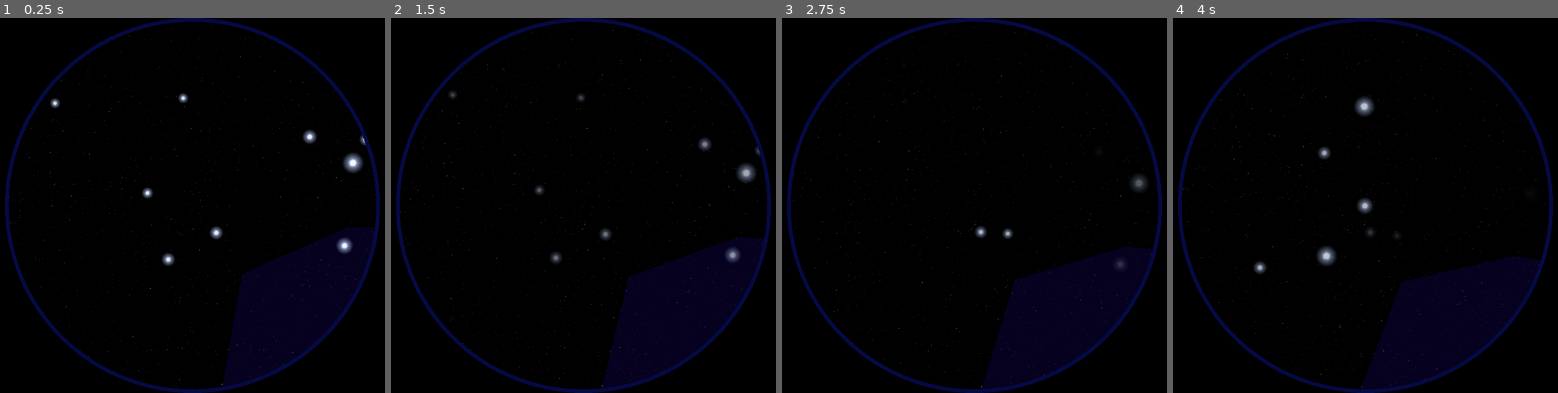
Above: before the commit, frames 1-4 (left to right).
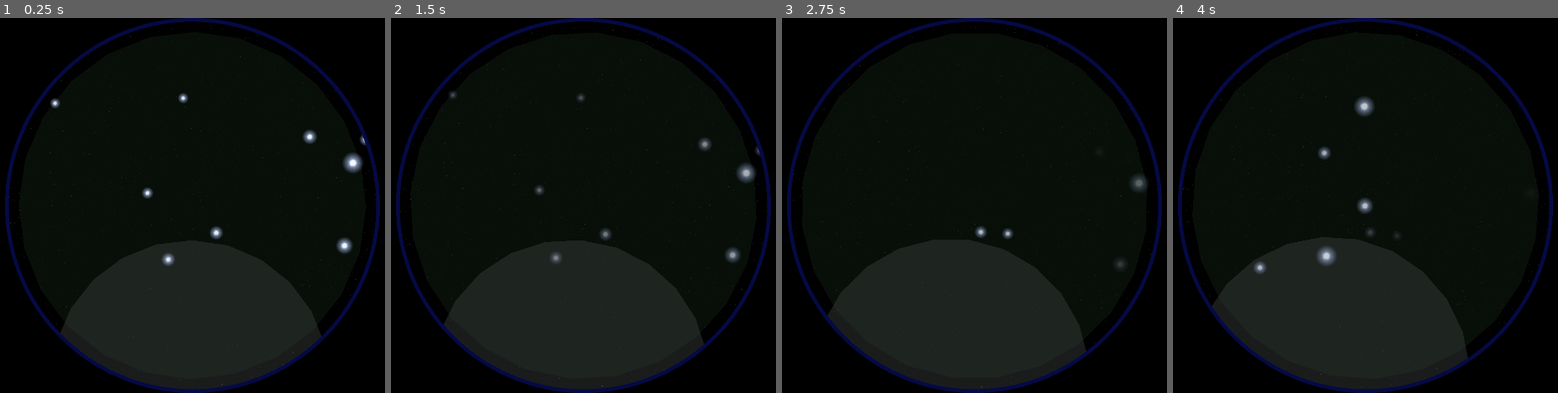
Above: after the commit, the same moments.

Repository: Courey/gcn-interactive-demo
Game: Godot game, scene res://scenes/observation/main.tscn
Same seed, same stepped clock (60 frames per second), same inputs: the game is played once before the commit and once after it. This scene is started directly instead of the project's main scene.
Inputs (mouse positions are in pixels of both pictures, inside the frame that each line leads up to):
- Up to frame 1 (0.25 s): no input
- Up to frame 2 (1.5 s): move the mouse to (729, 186) at 0.52 s; click (729, 186) at 0.67 s; move the mouse to (448, 224) at 1.27 s; click (448, 224) at 1.42 s
- Up to frame 3 (2.75 s): move the mouse to (1039, 123) at 2.02 s; click (1039, 123) at 2.17 s
- Up to frame 4 (4 s): move the mouse to (1330, 280) at 2.77 s; click (1330, 280) at 2.92 s; move the mouse to (outside the picture) at 3.52 s; click (outside the picture) at 3.67 s

The runs differ from the first frame. In frame 1, 20% of the frame differs, in the area x 13-98%, y 10-99%; in frame 2, 20%; in frame 3, 20%, in the area x 11-97%, y 15-99%; in frame 4, 20%.

Commit message:
Refining localization stuff

Diff:
--- a/scenes/observation/localization.tscn
+++ b/scenes/observation/localization.tscn
@@ -6,10 +6,12 @@
 
 [node name="Localization" type="Node2D"]
 script = ExtResource("1_evtbj")
+LocalizationType = 2
 
 [node name="MaskArea" type="Area2D" parent="."]
 
 [node name="Polygon2D" type="Polygon2D" parent="MaskArea"]
+visible = false
 color = Color(0.454902, 0.172549, 1, 0.34902)
 texture = ExtResource("2_qfcqe")
 polygon = PackedVector2Array(145, 195, 449, 57, 963, 43, 1267, 92, 1312, 494, 1127, 807, 986, 1058, 148, 918, 76, 622)
--- a/scripts/observation/localization.gd
+++ b/scripts/observation/localization.gd
@@ -1,8 +1,12 @@
 extends Node2D
 
 
-@onready var Polygon = $MaskArea/Polygon2D as Polygon2D
+@onready var MaskArea = $MaskArea
+#@onready var Polygon = $MaskArea/Polygon2D as Polygon2D
 @onready var SourceEvent = $Event
+@onready var PolyTexture = preload("res://art/grey_square.png")
+
+var Polygon:Polygon2D = Polygon2D.new()
 
 
 ## (Global?) location of event, around which the masking area will be drawn
@@ -23,6 +27,21 @@
 
 
 func _ready() -> void:
+	if LocalizationType == 0:
+		Polygon = generate_circular_polygon(100, Vector2.ZERO)
+	elif LocalizationType == 1:
+		Polygon = generate_circular_polygon(500, Vector2.ZERO)
+	else:
+
+		var poly1 = generate_circular_polygon(500, Vector2.ZERO)
+		var poly2 = generate_circular_polygon(400, Vector2(0,500))
+		var clipped_array = Geometry2D.clip_polygons(poly2.polygon, poly1.polygon)
+		#Polygon.polygon
+		Polygon.polygon = clipped_array
+		Polygon.uv = clipped_array
+		MaskArea.add_child(Polygon)
+		#Polygon.uv = clipped_array
+
 	image = Image.create_empty(1920, 1080, false, Image.FORMAT_RGBA8)
 	image.fill(Polygon.color)
 	mask_tex = ImageTexture.create_from_image(image)
@@ -30,6 +49,8 @@
 	Polygon.texture = mask_tex
 	print(Geometry2D.is_point_in_polygon(SourceEvent.position, Polygon.polygon))
 
+	#var greater_polygon = generate_circular_polygon(100)
+	#var smaller_polygon = generate_circular_polygon(80)
 
 
 
@@ -41,7 +62,6 @@
 
 
 func interact_at(pos:Vector2):
-	#var mid_size = reveal_size/2
 	var targetRect = Rect2(pos-(reveal_size/2), reveal_size)
 	if SourceEvent!= null && targetRect.has_point(SourceEvent.position):
 		SourceEvent.visible = true
@@ -51,3 +71,21 @@
 			if p.x >= 0 and p.x < image.get_width() and p.y >= 0 and p.y < image.get_height():
 				image.set_pixelv(p, Color.TRANSPARENT)
 	mask_tex.update(image)
+
+
+func generate_circular_polygon(radius:int, offset_vector:Vector2) -> Polygon2D:
+	var points = 24
+	var polygon = Polygon2D.new()
+	MaskArea.add_child(polygon)
+	polygon.color = Color(randf(),randf(),randf(),.5)
+	polygon.texture = PolyTexture
+	#polygon.texture.resource_local_to_scene = true
+	var rotation_angle = (2 * PI) / points # Radians
+	var vect = Vector2(radius,0)
+	var vect_array:PackedVector2Array = []
+	for _i in points:
+		vect_array.append(vect+offset_vector)
+		vect = vect.rotated(rotation_angle)
+	polygon.polygon= vect_array
+	polygon.uv = vect_array
+	return polygon
